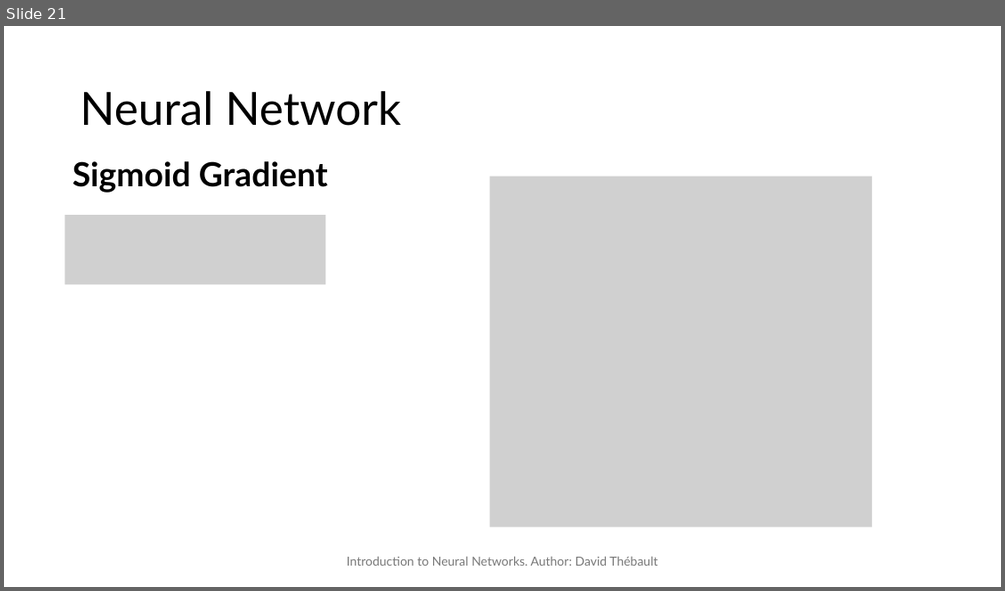
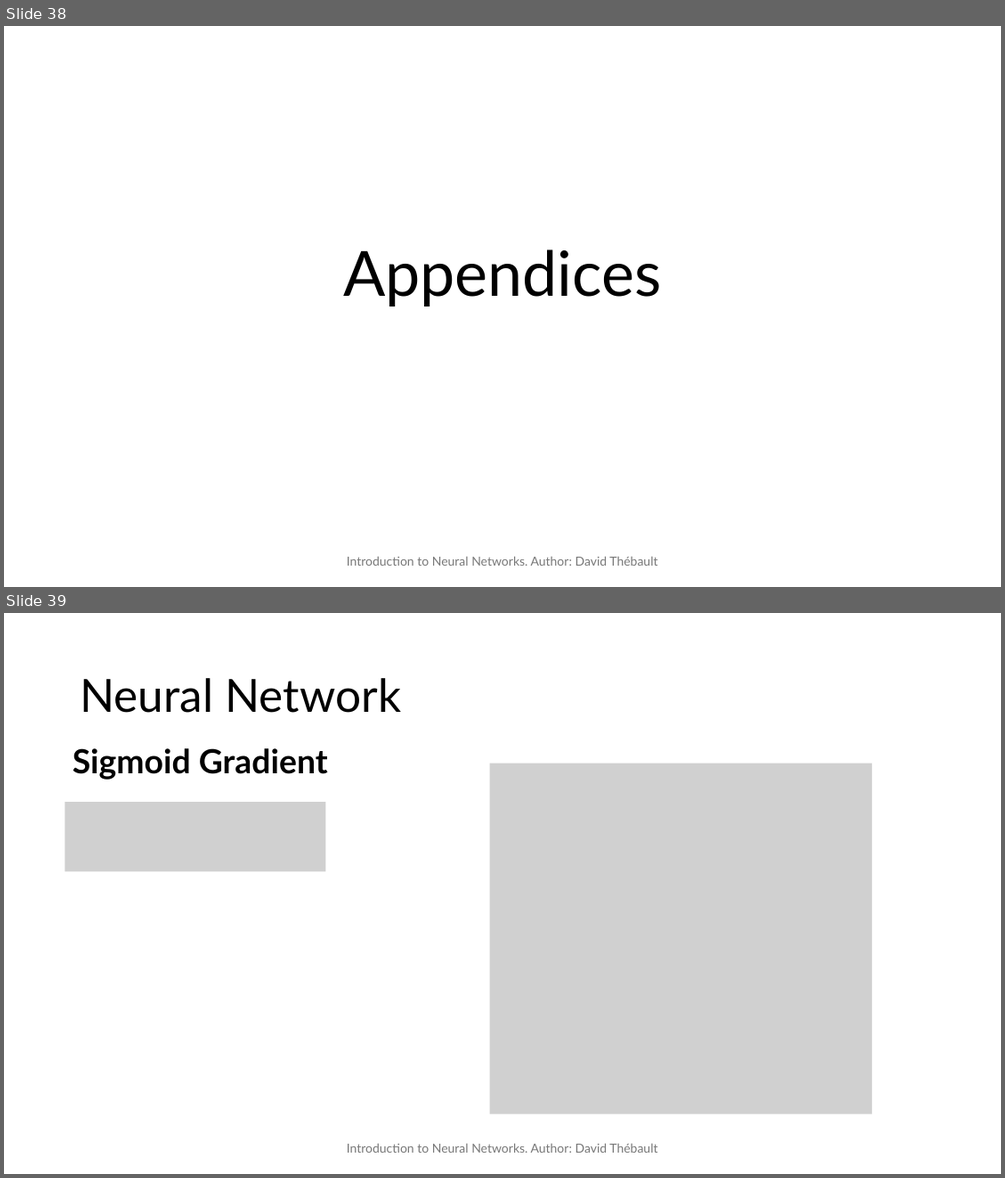
Before and after one commit to David-Tbo/NN, a slide deck: PPT/Intro_NN.pptx. Shown one above the other, each under a label of ours: slide 21 before the commit, slides 38 and 39 after it. The pictures are 1005x591 and 1005x1178 pixels, drawn with LibreOffice and Linux fonts; fonts in the diff are those of the drawing; grey boxes stand for pictures. Boxes give left, top, right and bottom in pixels: in the first picture for what was removed or moved away, otherwise in the second. Text is boxed around its words. In the diff, an @@ line names an element or a change of style, - is before the commit and + after.

```diff
--- a/PPT/Intro_NN.pptx
+++ b/PPT/Intro_NN.pptx
@@ slide 38 added at (4, 26, 1001, 587), background #FFFFFF @@
@@ title added at (343, 249, 662, 306), 60 pt, text #000000 @@
+Appendices
@@ text added at (347, 556, 657, 565), 12 pt, text #797979 @@
+Introduction to Neural Networks. Author: David Thébault
@@ what was slide 21 is now slide 39 @@
```
Also in this commit, not shown: 5 slides changed, 17 other slides added.
